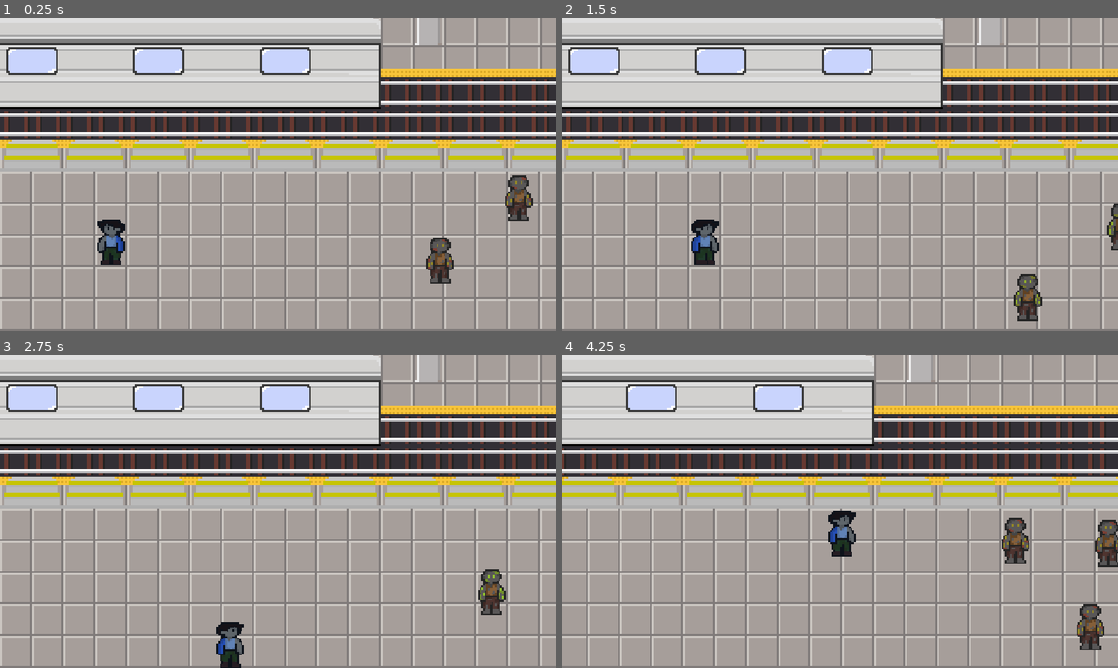
Above: before the commit, frames 1-4 (two rows, left to right).
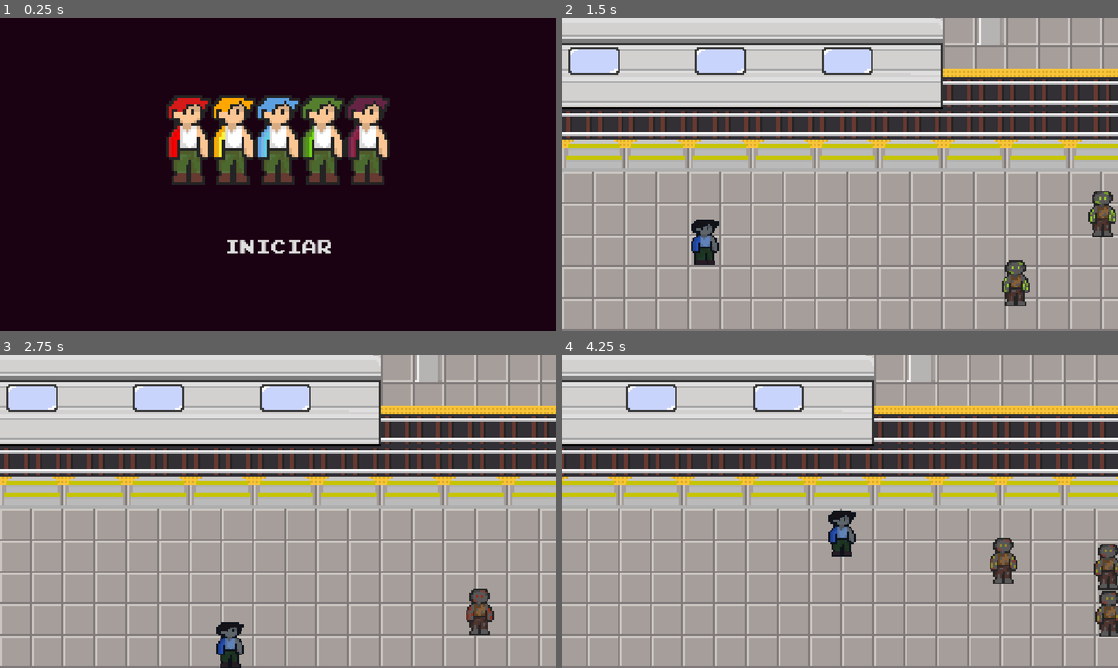
Above: after the commit, the same moments.

Repository: victordiogouf/trabalho-2-game-dev
Game: Godot game, scene res://tela_ui/tela_inicial.tscn
Same seed, same stepped clock (60 frames per second), same inputs: the game is played once before the commit and once after it. Before the commit the project starts from res://scenes/main.tscn. The engine's default icon, where the game draws it, is replaced by a stand-in: a white triangle on a blue panel in a dark square.
Inputs (mouse positions are in pixels of both pictures, inside the frame that each line leads up to):
- Up to frame 1 (0.25 s): no input
- Up to frame 2 (1.5 s): click (840, 246) at 0.5 s, where only the run after the commit has a clickable "INICIAR"; hold D (move-right) from 1.28 s (still down)
- Up to frame 3 (2.75 s): release D (move-right) at 2.03 s; hold S (move-down) from 2.03 s (still down)
- Up to frame 4 (4.25 s): release S (move-down) at 2.78 s; hold D (move-right) 2.78-3.53 s; hold W (move-up) from 3.53 s (still down)

The runs differ from the first frame. In frame 1, 99% of the frame differs, in the area x 0-100%, y 0-100%; in frame 2, 1.6%; in frame 3, 0.9%; in frame 4, 2.7%.

Commit message:
implementaçao do chefe final

Diff:
--- a/plataforma.tscn
+++ b/plataforma.tscn
@@ -233,7 +233,7 @@
 "duration": 1.0,
 "texture": SubResource("AtlasTexture_lkc77")
 }],
-"loop": 0,
+"loop": 2,
 "name": &"default",
 "speed": 5.0
 }]
@@ -252,3 +252,4 @@
 [node name="porta_vagão" type="AnimatedSprite2D" parent="objetos" unique_id=394764562]
 position = Vector2(1088, 448)
 sprite_frames = SubResource("SpriteFrames_ncnps")
+frame_progress = 0.52014226
--- a/project.godot
+++ b/project.godot
@@ -11,8 +11,9 @@
 [application]
 
 config/name="Trabalho 2"
-run/main_scene="uid://bqmmi4x6qxfar"
+run/main_scene="uid://crs4y5iqbmywf"
 config/features=PackedStringArray("4.7", "GL Compatibility")
+boot_splash/bg_color=Color(0.67058825, 0.57254905, 0.7019608, 1)
 config/icon="res://icon.svg"
 
 [autoload]
--- a/scenes/main.gd
+++ b/scenes/main.gd
@@ -5,10 +5,13 @@
 func _ready() -> void:
 	if GameState.player == null:
 		GameState.player = GameState.create_player()
+	if GameState.defeated_first_boss == true:
+		$EnemyArea2.queue_free()
 	$Player.position=GameState.last_player_position
-	$Player.temporary_invincibility()
+	if GameState.defeated_first_boss == false:
+		$Player.temporary_invincibility()
 	collision = false
-
+	$"plataforma/objetos/porta_vagão".play()
 func on_enemy_collision(enemy: Node) -> void:
 	if collision:
 		return
@@ -26,12 +29,18 @@
 
 func _on_door_body_entered(body: Node2D) -> void:
 	if body.is_in_group("player") and GameState.defeated_first_boss:
-		$Player.process_mode = Node.PROCESS_MODE_DISABLED
+
 		$"plataforma/objetos/porta_vagão".play()
-		await get_tree().create_timer(2).timeout
+		#await get_tree().create_timer(2).timeout
 		get_tree().change_scene_to_file("res://vagao_interior.tscn")
 
 
 func _on_enemy_area_2_enemies_ready(enemies: Array[Node]) -> void:
 	for enemy in enemies:
 		enemy.connect("collision_with_player", on_enemy_collision)
+func _process(delta: float) -> void:
+	if GameState.defeated_first_boss:
+		$"plataforma/objetos/porta_vagão".sprite_frames.set_animation_loop("default", false)
+		$"plataforma/objetos/porta_vagão".play("default")
+		$"plataforma/objetos/porta_vagão".stop()
+		$"plataforma/objetos/porta_vagão".frame=4
--- a/scenes/main.tscn
+++ b/scenes/main.tscn
@@ -8,6 +8,8 @@
 
 [sub_resource type="RectangleShape2D" id="RectangleShape2D_kej8o"]
 size = Vector2(15, 14)
+
+[sub_resource type="PhysicsMaterial" id="PhysicsMaterial_tbgi4"]
 
 [sub_resource type="RectangleShape2D" id="RectangleShape2D_gda3e"]
 size = Vector2(33, 32)
@@ -57,6 +59,7 @@
 shape = SubResource("RectangleShape2D_kej8o")
 
 [node name="StaticBody2D" type="StaticBody2D" parent="." unique_id=1606597712]
+physics_material_override = SubResource("PhysicsMaterial_tbgi4")
 
 [node name="CollisionShape2D" type="CollisionShape2D" parent="StaticBody2D" unique_id=1648680541]
 position = Vector2(1087.5, 448)
--- a/scripts/battle.gd
+++ b/scripts/battle.gd
@@ -32,9 +32,13 @@
 	$Stats/Player/MP.text=str(GameState.player.mp)+"/"+str(GameState.player.max_mp())+" MP"
 	$Stats/Enemy/HP.text=str(GameState.collided_enemy.hp)+"/"+str(GameState.collided_enemy.max_hp())+" HP"
 	$Stats/Enemy/MP.text=str(GameState.collided_enemy.mp)+"/"+str(GameState.collided_enemy.max_mp())+" MP"
-	if GameState.collided_enemy.hp<=0:
+	if GameState.collided_enemy.hp <= 0:
+		if GameState.collided_enemy.name == "Oni":
+			GameState.defeated_first_boss = true
 		get_tree().change_scene_to_packed(GameState.last_scene)
 		return
+	if GameState.player.hp<=0:
+		get_tree().change_scene_to_file("res://tela_ui/game_over.tscn")
 	if enemyturn:
 		enemy_turn()
 
@@ -49,9 +53,11 @@
 	$Icons.text="Player Turn"
 func _on_attack_pressed() -> void:
 	if playerturn:
+		change_player_sprite(2)
 		GameState.collided_enemy.hp-=GameState.player.strength()
 		enemyturn=true
 		playerturn=false
+
 
 
 func _on_skill_1_pressed() -> void:
@@ -70,10 +76,12 @@
 
 			break
 	if playerturn:
+		change_player_sprite(0)
 		enemy.hp -= damage
 		GameState.player.mp -= 4
 		enemyturn=true
 		playerturn=false
+
 
 func _on_skill_2_pressed() -> void:
 	var skill = GameState.player.skills[1]
@@ -91,10 +99,12 @@
 
 			break
 	if playerturn:
+		change_player_sprite(1)
 		enemy.hp -= damage
 		GameState.player.mp -= 4
 		enemyturn=true
 		playerturn=false
+
 
 
 func _on_skill_3_pressed() -> void:
@@ -113,6 +123,7 @@
 
 			break
 	if playerturn:
+		change_player_sprite(3)
 		enemy.hp -= damage
 		GameState.player.mp -= 4
 		enemyturn=true
@@ -134,7 +145,14 @@
 
 			break
 	if playerturn:
+		change_player_sprite(4)
 		enemy.hp -= damage
 		GameState.player.mp -= 4
 		enemyturn=true
 		playerturn=false
+
+func change_player_sprite(frame: int) -> void:
+	$Player.texture = GameState.player.back_sprite
+	$Player.region_enabled = true
+	$Player.region_rect = Rect2(frame * 16, 0, 16, 32)
+	$Player.scale = Vector2(10, 10)
--- a/scripts/game_state.gd
+++ b/scripts/game_state.gd
@@ -113,7 +113,7 @@
 	player.skills.append(create_mudo())
 	player.skills.append(create_ice_beam())
 	player.skills.append(create_zan())
-	player.back_sprite = preload("res://icon.svg")
+	player.back_sprite = preload("res://tela_ui/personagem_batalha.png")
 	return player
 
 # boss overworld
--- a/tela_ui/game_over.tscn
+++ b/tela_ui/game_over.tscn
@@ -98,3 +98,6 @@
 theme_override_font_sizes/font_size = 24
 text = "SUA ALMA FOI DEVORADA"
 horizontal_alignment = 1
+
+[connection signal="pressed" from="continuar" to="." method="_on_continuar_pressed"]
+[connection signal="pressed" from="sair" to="." method="_on_sair_pressed"]
--- a/tela_ui/tela_inicial.gd
+++ b/tela_ui/tela_inicial.gd
@@ -4,7 +4,17 @@
 
 func _ready() -> void:
 	var tween = create_tween().set_loops()
-	# Muda para vinho em 2 segundos
 	tween.tween_property(fundo, "color", Color("#4a0e1e"), 2.0)
-	# Muda para roxo escuro em 2 segundos
 	tween.tween_property(fundo, "color", Color("#1e0a36"), 2.0)
+
+
+func _on_iniciar_pressed() -> void:
+	get_tree().change_scene_to_file("res://scenes/main.tscn")
+
+
+func _on_continuar_pressed() -> void:
+	get_tree().change_scene_to_file("res://scenes/main.tscn")
+
+
+func _on_sair_pressed() -> void:
+	get_tree().quit()
--- a/tela_ui/tela_inicial.tscn
+++ b/tela_ui/tela_inicial.tscn
@@ -60,3 +60,5 @@
 theme_override_font_sizes/font_size = 32
 theme_override_styles/normal = SubResource("StyleBoxEmpty_vu3ll")
 text = "INICIAR"
+
+[connection signal="pressed" from="iniciar" to="." method="_on_iniciar_pressed"]
--- a/vagao_interior.gd
+++ b/vagao_interior.gd
@@ -4,9 +4,12 @@
 
 func _ready() -> void:
 	collision = false
+
 	if GameState.player == null:
 		GameState.player = GameState.create_player()
-	$Player.position=GameState.last_player_position
+
+	#$Player.position = GameState.last_player_position
+	$Player/Camera2D.make_current()
 	$Player.temporary_invincibility()
 
 func on_enemy_collision(enemy: Node) -> void:
--- a/vagao_interior.tscn
+++ b/vagao_interior.tscn
@@ -179,9 +179,7 @@
 
 [node name="Camera2D" type="Camera2D" parent="Player" unique_id=726488675]
 zoom = Vector2(5.15, 5.15)
-limit_left = 0
 limit_top = 416
-limit_right = 752
 limit_bottom = 544
 
 [node name="EnemyAreaBoss" type="Node" parent="." unique_id=1635556717]
